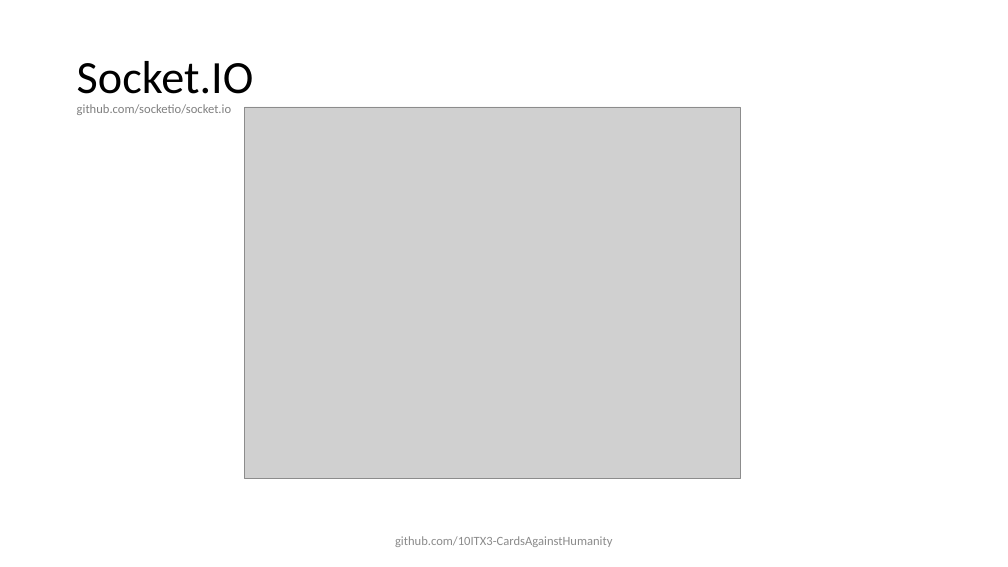
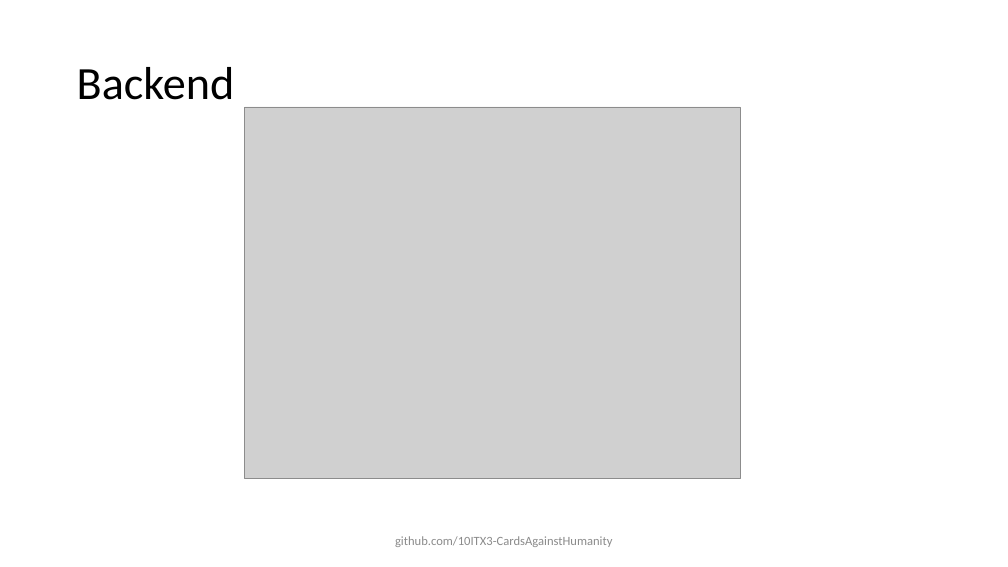
Before and after one commit to 10ITX3-CardsAgainstHumanity/cah-presentation, a slide deck: slide 10 of cah-presentation.pptx. Drawn at 1008x567 pixels with LibreOffice and Linux fonts; fonts in the diff are those of the drawing; grey boxes stand for pictures. Boxes give left, top, right and bottom in pixels: in the first picture for what was removed or moved away, otherwise in the second. Text is boxed around its words. In the diff, an @@ line names an element or a change of style, - is before the commit and + after.

```diff
--- a/cah-presentation.pptx
+++ b/cah-presentation.pptx
@@ text at (77, 67, 235, 100): text changed; size 12 to 44 pt; text colour #808080 to #000000 @@
-Socket.IO
-github.com/socketio/socket.io
+Backend
```
Also in this commit, not shown: 4 other slides changed, 1 slide added, 3 slides removed.
